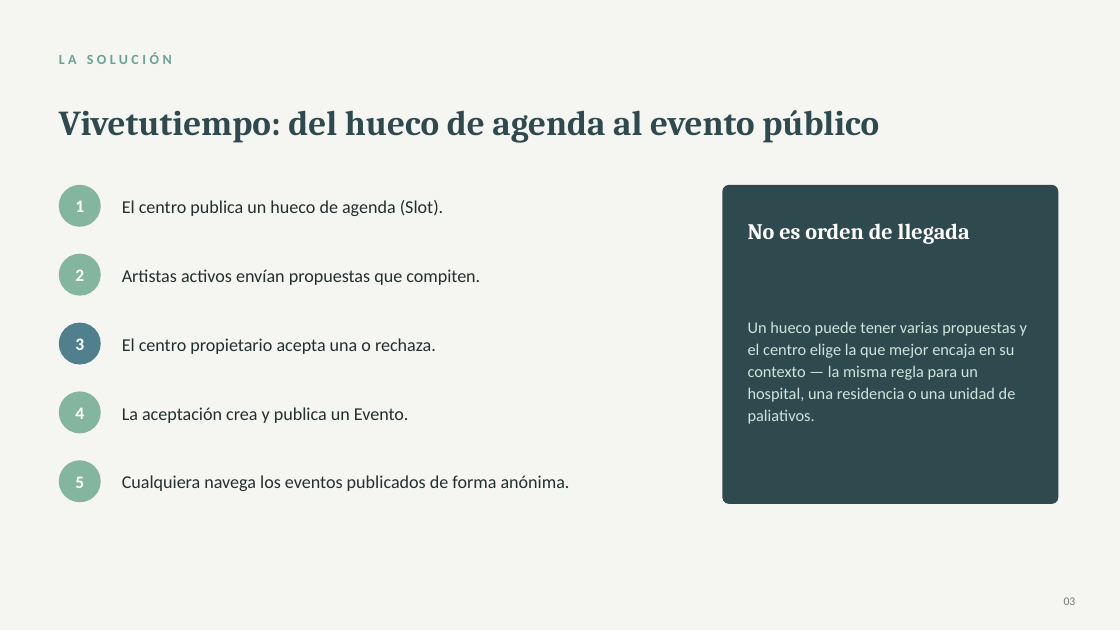
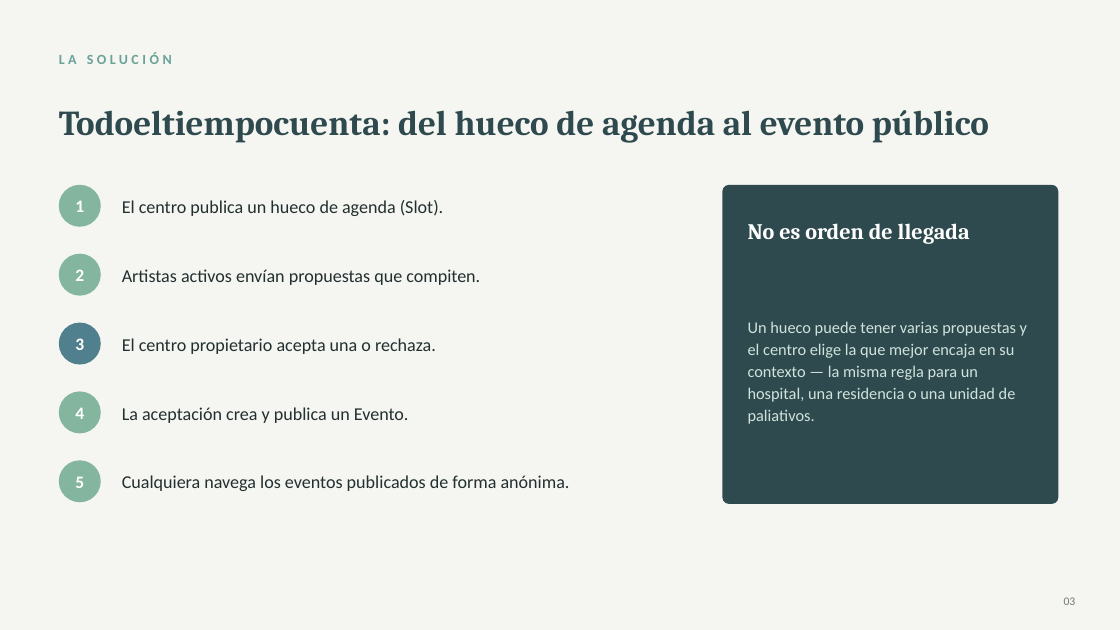
Before and after one commit to lezama4/webmaster, a slide deck: slide 3 of docs/tfm-defense-deck.pptx. Drawn at 1120x630 pixels with LibreOffice and Linux fonts; fonts in the diff are those of the drawing. Boxes give left, top, right and bottom in pixels: in the first picture for what was removed or moved away, otherwise in the second. Text is boxed around its words. In the diff, an @@ line names an element or a change of style, - is before the commit and + after.

```diff
--- a/docs/tfm-defense-deck.pptx
+++ b/docs/tfm-defense-deck.pptx
@@ text at <box>59,110,989,143</box>: text changed @@
-Vivetutiempo: del hueco de agenda al evento público
+Todoeltiempocuenta: del hueco de agenda al evento público
```
Also in this commit, not shown: 1 other slide changed, 5 other files.
